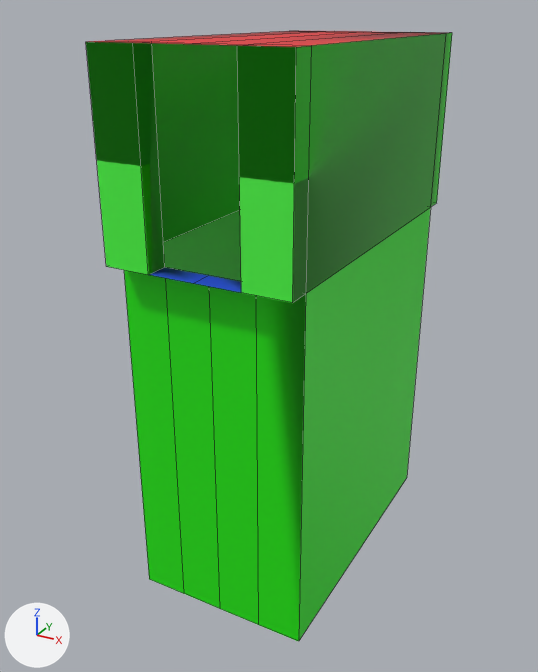
What one commit did to the FBX model SferoTestVR/Assets/Art/Models/Rooms/Deep/1x2_Room_Deep.fbx.
Before and after are seen from a 50 mm lens placed at (176.6, -36.9, 9.0), pointed at (161.2, -8.9, -4.9). Every picture has the same lights, and +X, +Y and +Z are marked at lower left. Mesh edges are drawn as thin lines. Where no turn or scale is listed for an object, it has been applied to the vertices.

Objects in the first picture: '1x2 Room Deep'.
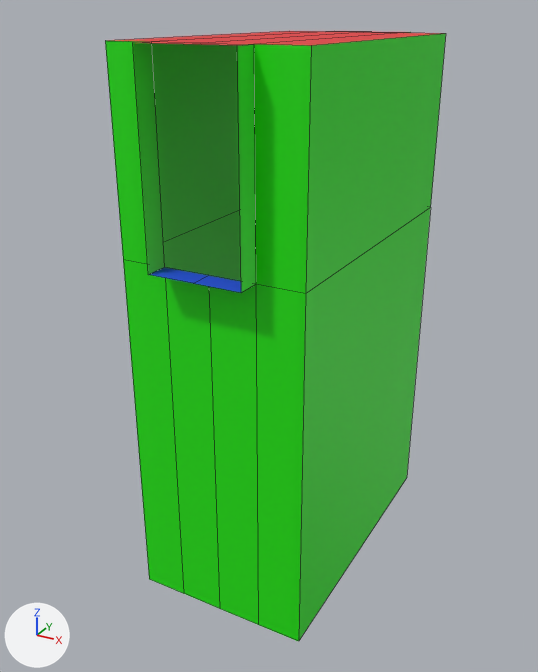
Changed parts and their boxes [x1, y1, x2, y2] in the pictures (538 x 672 px):
'1x2 Room Deep', reshaped (7% narrower)
    before: [86, 31, 452, 642]
    after: [105, 31, 446, 642]
part 1 of me_cube_021, deleted (green)
    before: [325, 31, 452, 207]
part 2 of me_cube_021, deleted (green)
    before: [86, 41, 311, 303]

What the commit changed:
me_cube_021 has 50 vertices, 52 faces and spans x -4.0..4.0, y -16.0..0.0, z -16.0..8.0.
me_cube_021 is used by ob_1x2_room_deep; location (162.0, 0.0, 0.0).
Verts and faces of me_cube_021; kept vertices keep their numbers, new ones are numbered from 50.
Before the commit, vertices of me_cube_021: 0 (4.0, 0.0, 0.0) at pixel (436, 203), 1 (4.0, 0.0, 8.0) at pixel (452, 32), 4 (-4.0, 0.0, 0.0), 5 (-4.0, 0.0, 8.0) at pixel (298, 30), 14 (2.0, 0.0, 0.0).
Before the commit, vertices of me_cube_021: 16 (-2.0, 0.0, 0.0), 17 (-2.0, 0.0, 8.0) at pixel (334, 31), 19 (2.0, 0.0, 8.0) at pixel (410, 32), 20 (4.0, -1.0, 0.0) at pixel (430, 207), 21 (4.0, -1.0, 8.0) at pixel (446, 33).
Before the commit, vertices of me_cube_021: 22 (-4.0, -1.0, 0.0), 23 (-4.0, -1.0, 8.0) at pixel (289, 31), 24 (-2.0, -1.0, 8.0) at pixel (325, 31), 26 (2.0, -1.0, 8.0) at pixel (403, 32), 27 (2.0, -1.0, 0.0).
Before the commit, vertices of me_cube_021: 29 (-2.0, -1.0, 0.0).
Before the commit, vertices of me_cube_021: 2 (4.0, -16.0, 0.0) at pixel (292, 302), 3 (4.0, -16.0, 8.0) at pixel (296, 47), 6 (-4.0, -16.0, 0.0) at pixel (106, 266), 7 (-4.0, -16.0, 8.0) at pixel (85, 41), 8 (-2.0, -16.0, 0.0) at pixel (148, 274).
Before the commit, vertices of me_cube_021: 10 (2.0, -16.0, 0.0) at pixel (241, 292), 11 (2.0, -16.0, 8.0) at pixel (237, 45), 13 (-2.0, -16.0, 8.0) at pixel (132, 42), 30 (4.0, -15.0, 8.0) at pixel (311, 45), 31 (-4.0, -15.0, 0.0).
Before the commit, vertices of me_cube_021: 32 (4.0, -15.0, 0.0) at pixel (305, 293), 33 (-4.0, -15.0, 8.0) at pixel (105, 40), 34 (-2.0, -15.0, 8.0) at pixel (151, 41), 36 (2.0, -15.0, 8.0) at pixel (253, 44), 37 (2.0, -15.0, 0.0).
Before the commit, vertices of me_cube_021: 39 (-2.0, -15.0, 0.0) at pixel (164, 267).
Part 1, on me_cube_021:
Vertices deleted: 0, 1, 4, 5 (with the faces that use them).
Part 2, on me_cube_021:
Vertices deleted: 2, 3, 6, 7 (with the faces that use them).
